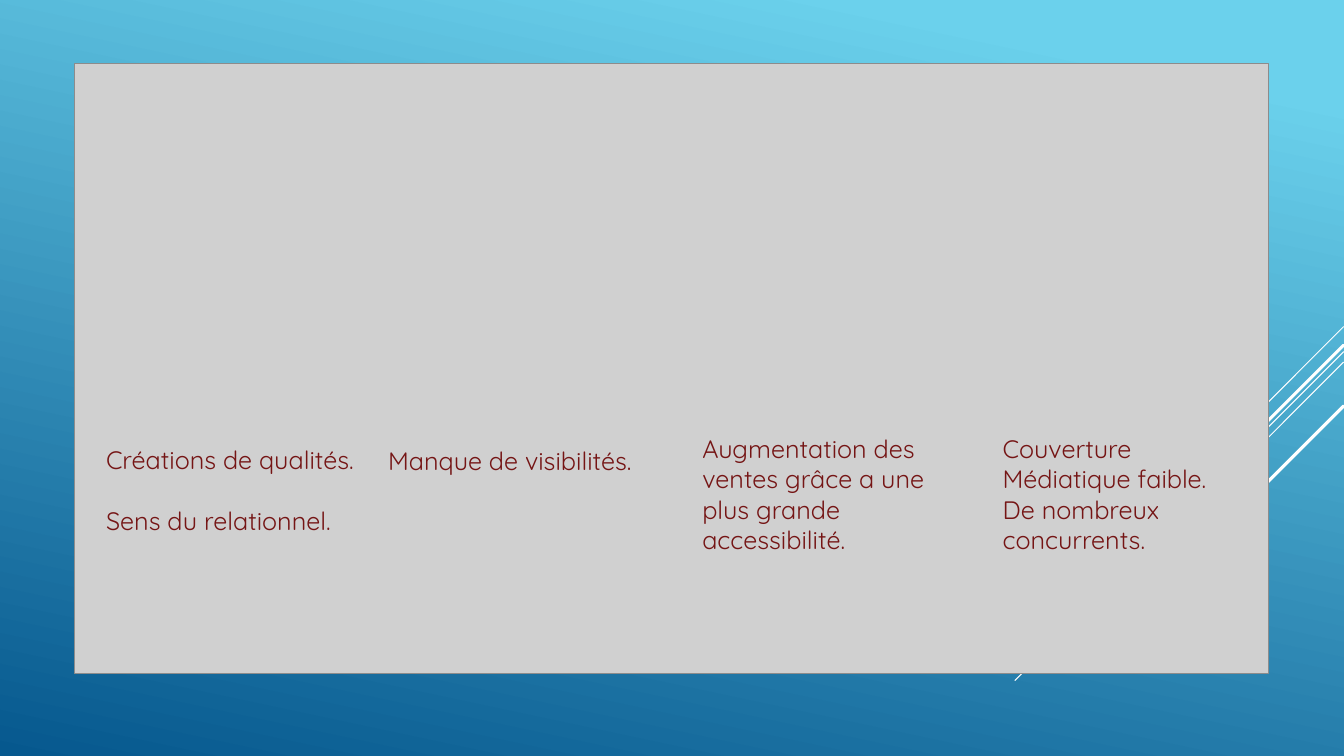
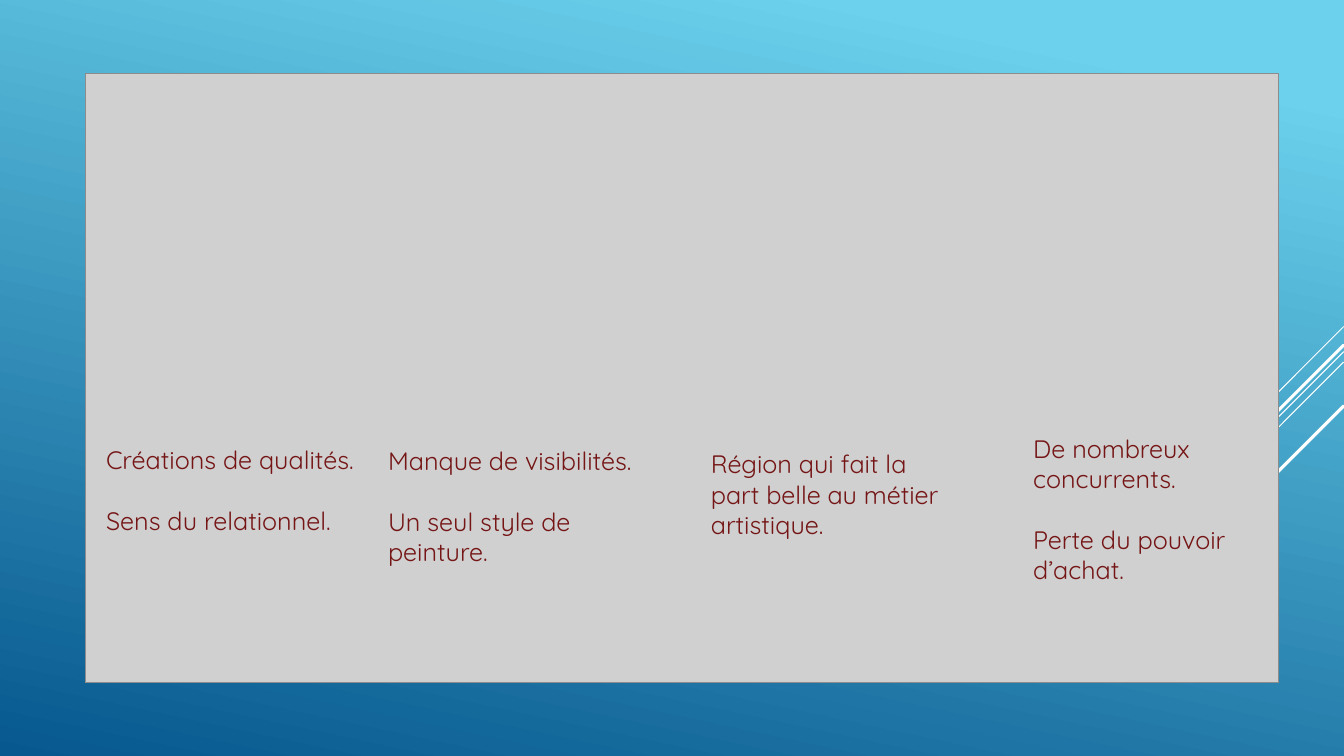
Before and after one commit to GillesP-dev/FilRouge, a slide deck: slide 4 of CDC/L_artiste.pptx. Drawn at 1344x756 pixels with LibreOffice and Linux fonts; fonts in the diff are those of the drawing; grey boxes stand for pictures. Boxes give left, top, right and bottom in pixels: in the first picture for what was removed or moved away, otherwise in the second. Text is boxed around its words. In the diff, an @@ line names an element or a change of style, - is before the commit and + after.

```diff
--- a/CDC/L_artiste.pptx
+++ b/CDC/L_artiste.pptx
@@ picture: place and size @@
-picture at [75, 64, 1268, 674]
+picture at [85, 73, 1278, 683]
@@ text "De nombreux concurrents.": place and size @@
-text "De nombreux concurrents." at [1003, 440, 1206, 550]
+text "De nombreux concurrents." at [1033, 439, 1226, 580]
@@ text at [1003, 440, 1206, 493]: paragraph removed @@
-Couverture Médiatique faible.
@@ text at [711, 454, 939, 539]: text changed @@
-Augmentation des
-ventes grâce a une plus grande accessibilité.
+Région qui fait la part belle au métier artistique.
@@ text at [388, 512, 570, 566]: paragraph added @@
+Un seul style de peinture.
@@ text at [1033, 530, 1226, 580]: paragraph added @@
+Perte du pouvoir d’achat.
```
Also in this commit, not shown: 2 other slides changed, 6 slides added, 49 other files.
